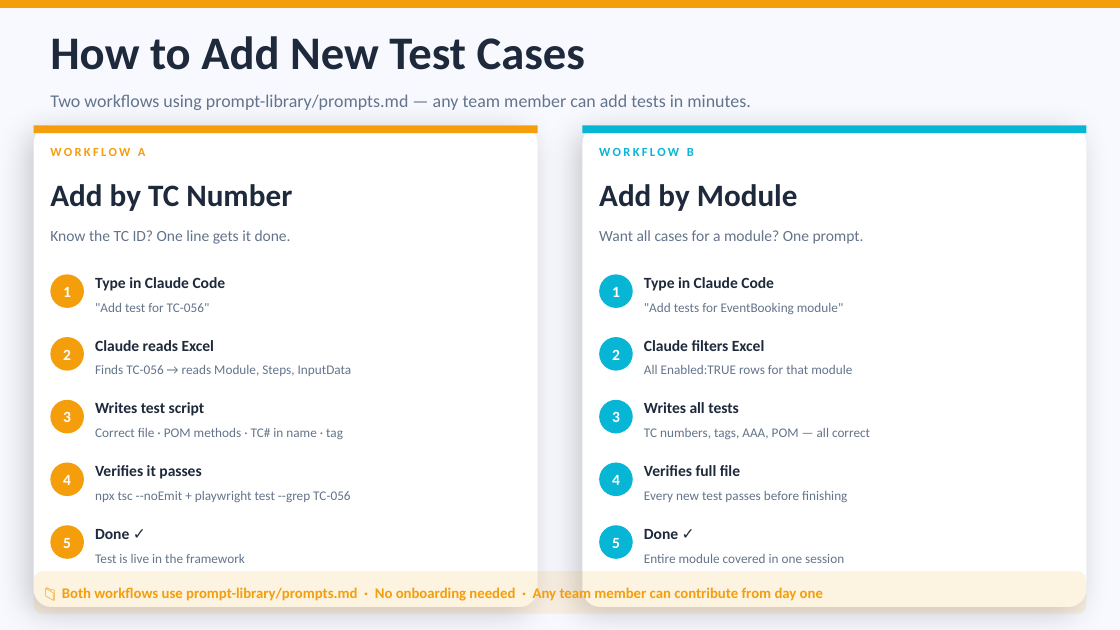
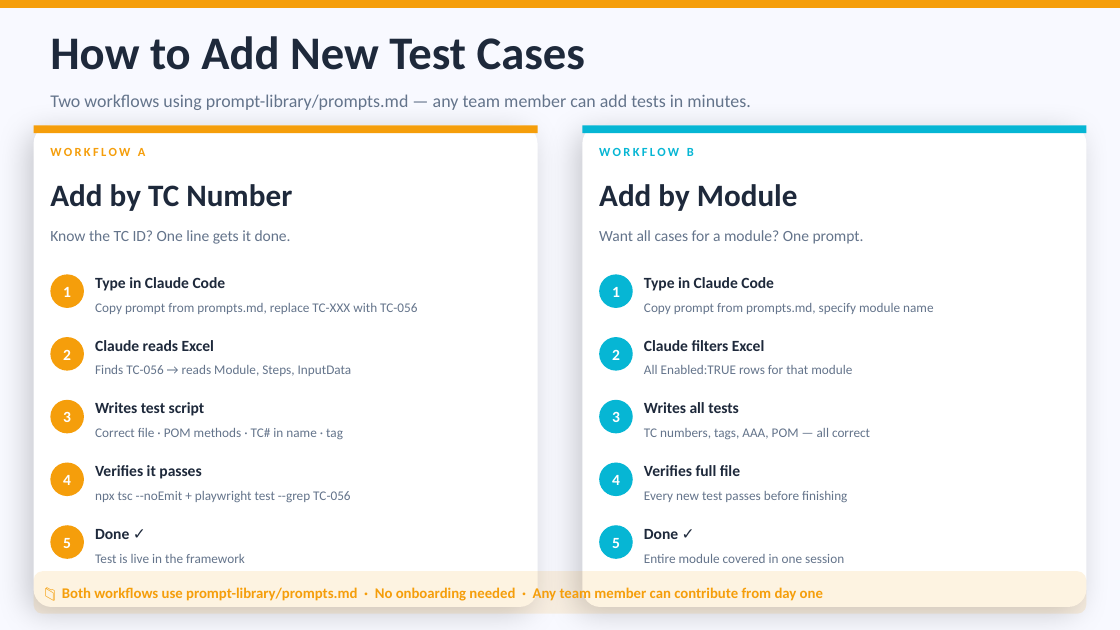
Before and after one commit to ravitannaexplorer/qa-agent-eventhub, a slide deck: slide 7 of EventHub_Framework.pptx. Drawn at 1120x630 pixels with LibreOffice and Linux fonts; fonts in the diff are those of the drawing. Boxes give left, top, right and bottom in pixels: in the first picture for what was removed or moved away, otherwise in the second. Text is boxed around its words. In the diff, an @@ line names an element or a change of style, - is before the commit and + after.

```diff
--- a/EventHub_Framework.pptx
+++ b/EventHub_Framework.pptx
@@ text at [95,303,417,314]: text changed @@
-"Add test for TC-056"
+Copy prompt from prompts.md, replace TC-XXX with TC-056
@@ text at [644,303,933,314]: text changed @@
-"Add tests for EventBooking module"
+Copy prompt from prompts.md, specify module name
```
Also in this commit, not shown: 2 other slides changed.
